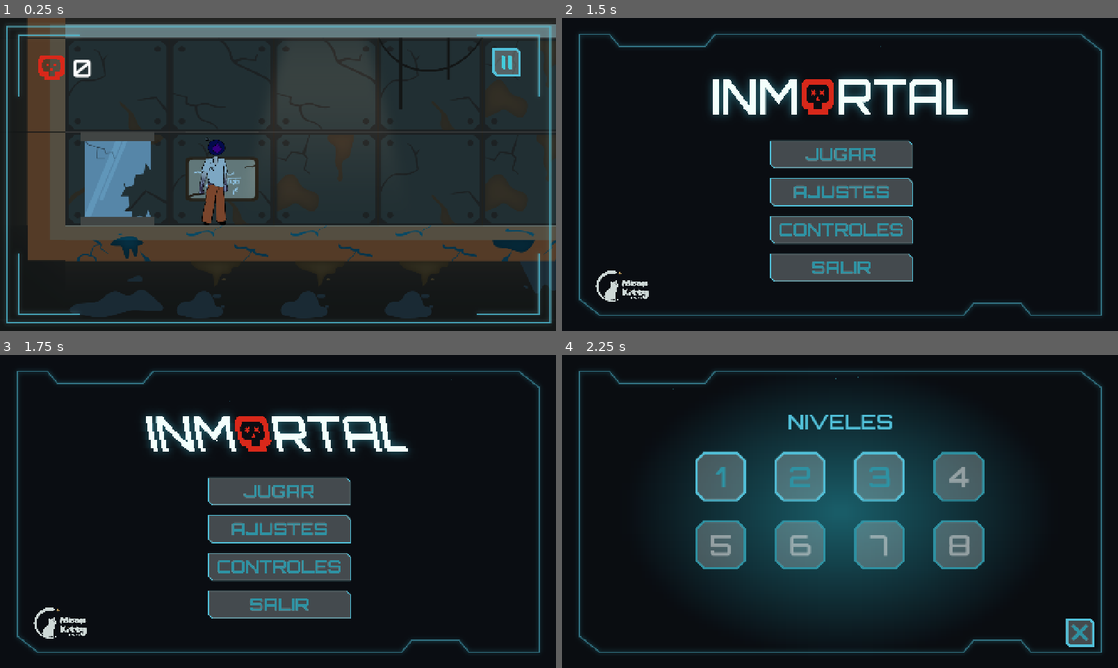
Above: before the commit, frames 1-4 (two rows, left to right).
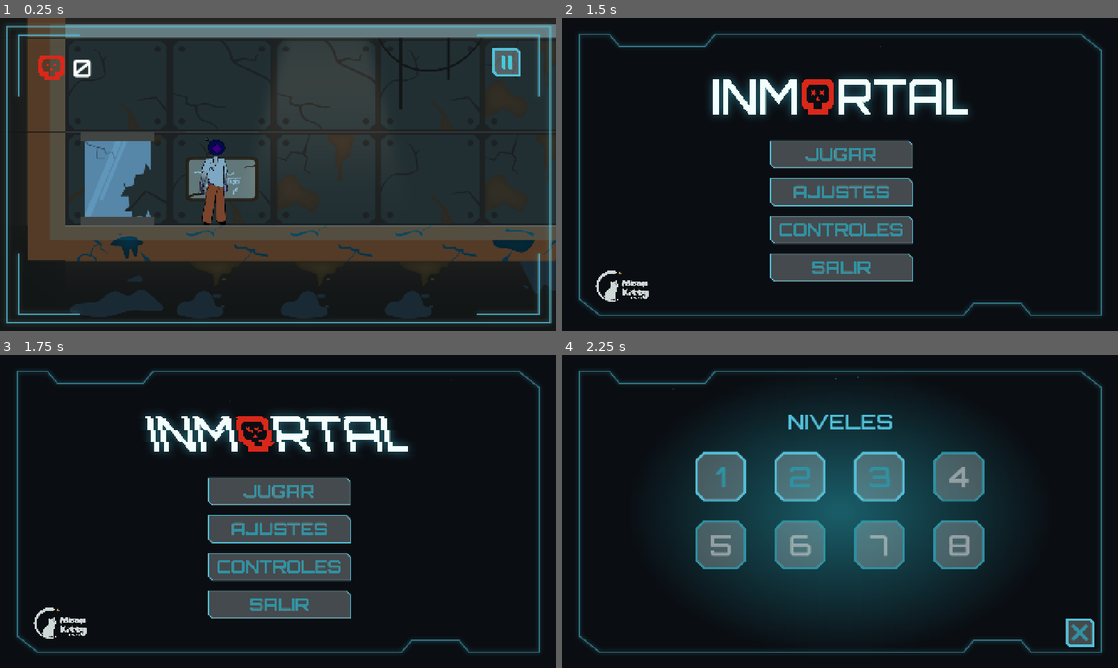
Above: after the commit, the same moments.

Repository: nati9v/Grupo-B
Game: Godot game, scene res://Scenes/Niveles/lvl1.tscn
Same seed, same stepped clock (60 frames per second), same inputs: the game is played once before the commit and once after it. Video files are missing from this copy of the repository; at most half a second of black plays in their place.
Inputs (mouse positions are in pixels of both pictures, inside the frame that each line leads up to):
- Up to frame 1 (0.25 s): no input
- Up to frame 2 (1.5 s): click (1067, 61) at 0.5 s; click "MENÚ" at 1.25 s
- Up to frame 3 (1.75 s): no input
- Up to frame 4 (2.25 s): click (840, 489) at 2 s

Frames 1-2 are identical in both runs. In frame 3, 0.8% of the frame differs, in the area x 26-74%, y 19-31%; in frame 4, nothing differs.

Commit message:
movi un script de lugar y añadí carpetas

Diff:
--- a/UI-Escenas/Menu.tscn
+++ b/UI-Escenas/Menu.tscn
@@ -92,9 +92,9 @@
 
 [sub_resource type="ShaderMaterial" id="ShaderMaterial_h5i6o"]
 shader = ExtResource("6_lpp7j")
-shader_parameter/intensity = 0.02
-shader_parameter/speed = 8.0
-shader_parameter/block_size = 0.15
+shader_parameter/intensity = 0.03
+shader_parameter/speed = 30.0
+shader_parameter/block_size = 0.215
 
 [node name="Menu" type="Control"]
 layout_mode = 3
Renamed: UI-niveles.gd -> Scripts/UI-niveles.gd
Renamed: UI-niveles.gd.uid -> Scripts/UI-niveles.gd.uid
Not shown: 1 places in UI-Escenas/Menu.tscn that only renumber resources
